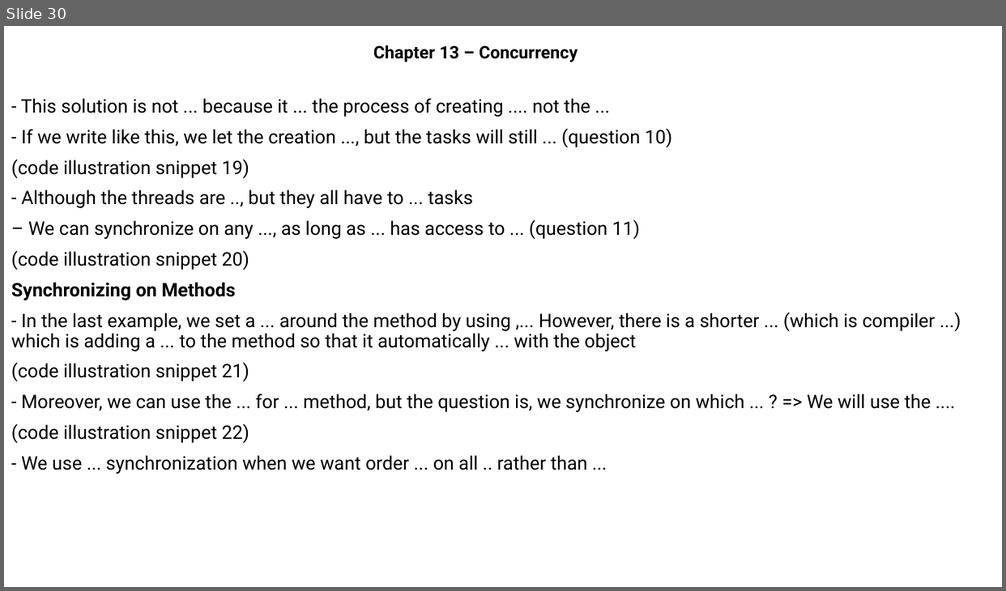
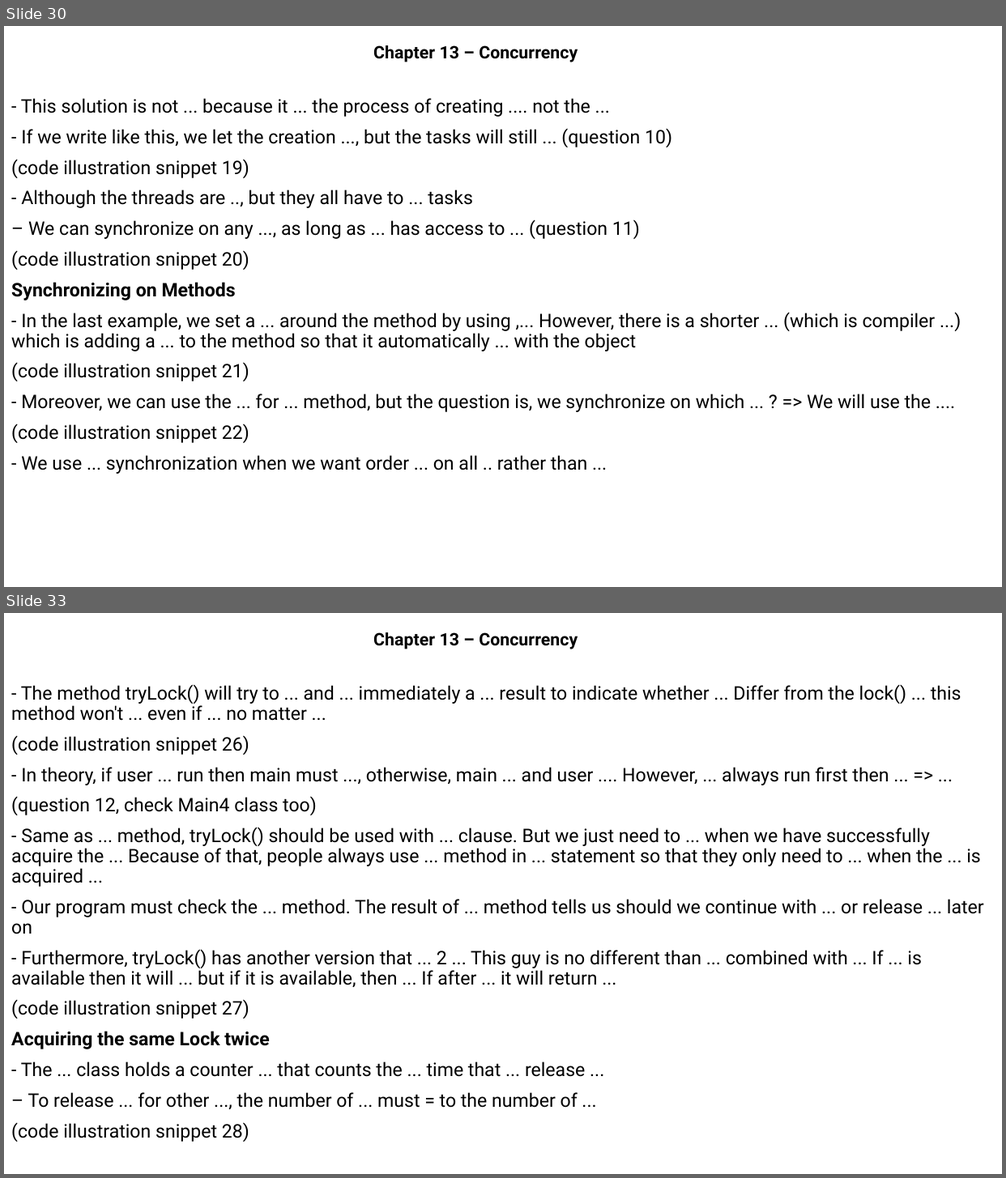
Before and after one commit to MaiDinhVinh/CS-Java, a slide deck: OCP17/Chapter 13 - Concurrency.pptx. Shown one above the other, each under a label of ours: slide 30 before the commit, slides 30 and 33 after it; the slides between them are not shown. The pictures are 1006x591 and 1006x1178 pixels, drawn with LibreOffice and Linux fonts; fonts in the diff are those of the drawing. Boxes give left, top, right and bottom in pixels: in the first picture for what was removed or moved away, otherwise in the second. Text is boxed around its words. In the diff, an @@ line names an element or a change of style, - is before the commit and + after.

```diff
--- a/OCP17/Chapter 13 - Concurrency.pptx
+++ b/OCP17/Chapter 13 - Concurrency.pptx
@@ slide 33 added at [4, 613, 1002, 1174], background #FFFFFF @@
@@ subtitle added at [373, 632, 577, 649], 16.6 pt, text #000000, bold @@
+Chapter 13 – Concurrency
@@ text added at [11, 684, 984, 1142], 18 pt, text #000000 @@
+- The method tryLock() will try to ... and ... immediately a ... result to indicate whether ... Differ from the lock() ... this method won't ... even if ... no matter ...
+(code illustration snippet 26)
+- In theory, if user ... run then main must ..., otherwise, main ... and user .... However, ... always run first then ... => ...
+(question 12, check Main4 class too)
+- Same as ... method, tryLock() should be used with ... clause. But we just need to ... when we have successfully acquire the ... Because of that, people always use ... method in ... statement so that they only need to ... when the ... is acquired ...
+- Our program must check the ... method. The result of ... method tells us should we continue with ... or release ... later on
+- Furthermore, tryLock() has another version that ... 2 ... This guy is no different than ... combined with ... If ... is available then it will ... but if it is available, then ... If after ... it will return ...
+(code illustration snippet 27)
+Acquiring the same Lock twice
+- The ... class holds a counter ... that counts the ... time that ... release ...
+– To release ... for other ..., the number of ... must = to the number of ...
+(code illustration snippet 28)
```
Also in this commit, not shown: 20 other slides added.
